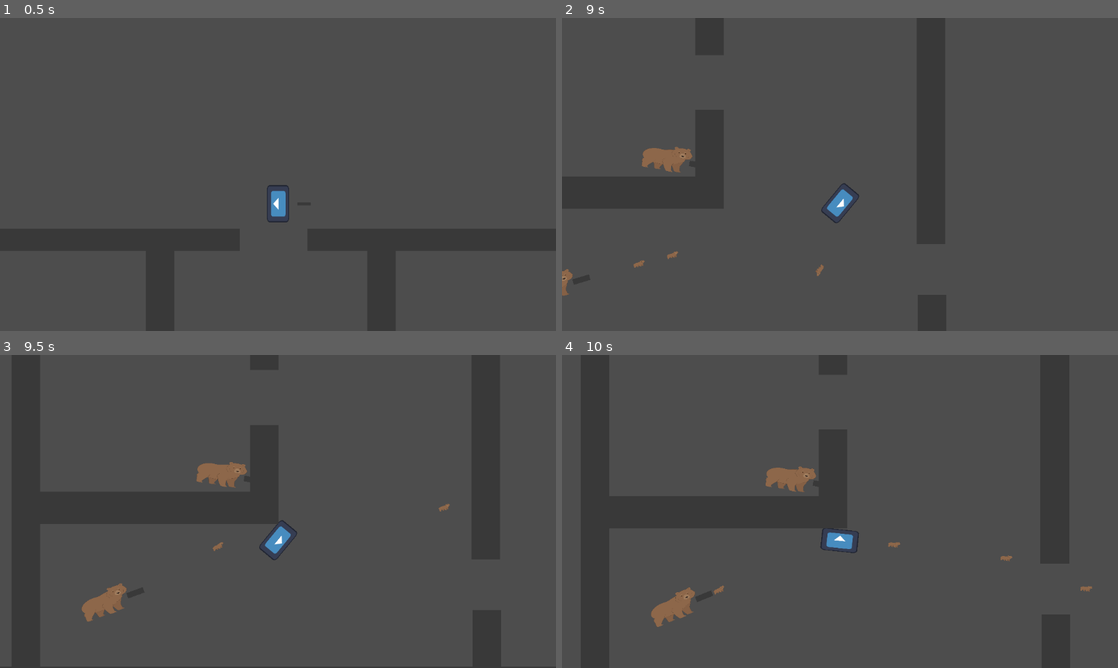
Above: before the commit, frames 1-4 (two rows, left to right).
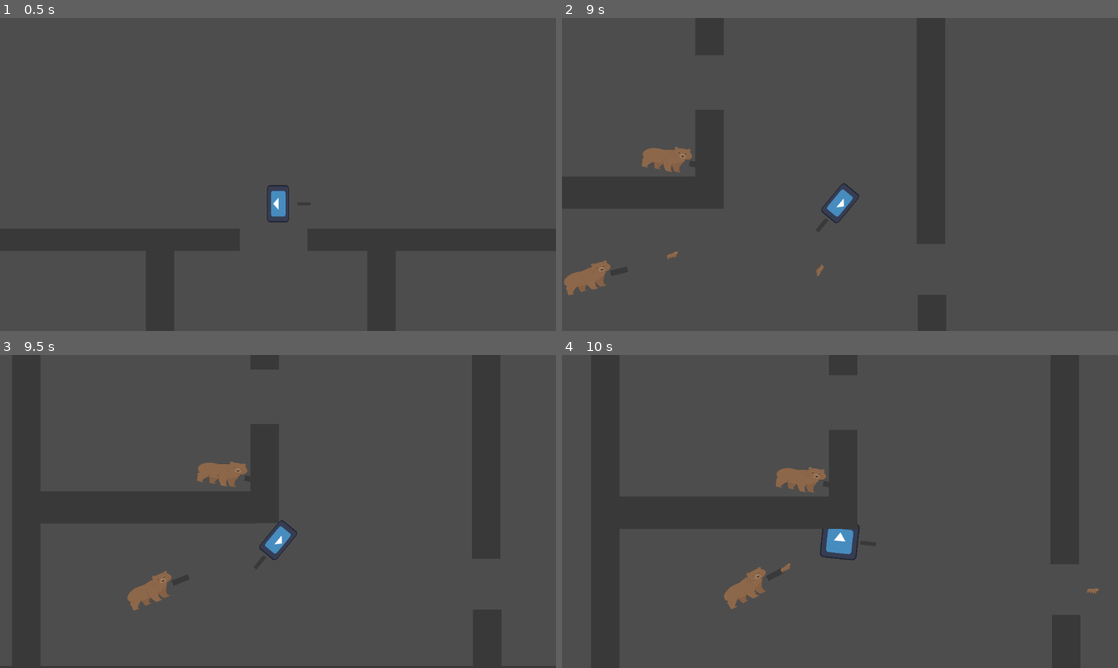
Above: after the commit, the same moments.

Repository: jceja3936/Speedial-Phoenix
Game: Godot game, scene res://scenes/level.tscn
The game is run twice, just before and just after one commit, with the same random seed, the same clock (stepped at 60 frames per second) and the same inputs. The engine's default icon, where the game draws it, is replaced by a stand-in: a white triangle on a blue panel in a dark square.
Inputs (mouse positions are in pixels of both pictures, inside the frame that each line leads up to):
- Up to frame 1 (0.5 s): no input
- Up to frame 2 (9 s): tap Enter at 0.5, 4.25, 8 s; move the mouse to (962, 158) at 0.52 s; press the mouse at (962, 158) at 0.53 s; hold Right (Right) 0.53-1.28 s; tap F (Pick up) at 0.6, 1.55, 2.1, 3.05, 3.6, 4.55, 5.1, 6.05, 6.6, 7.55, 8.1 s; move the mouse to (728, 190) at 1.27 s; release the mouse at (728, 190) at 1.28 s; hold S (Down) 1.28-2.03 s; click (728, 190) at 1.35 s; tap Space at 2, 5 s; move the mouse to (895, 105) at 2.02 s; press the mouse at (895, 105) at 2.03 s; hold Right (Right) 2.03-2.78 s; move the mouse to (812, 237) at 2.77 s; release the mouse at (812, 237) at 2.78 s; hold W (Up) 2.78-3.53 s; click (812, 237) at 2.85 s; move the mouse to (1006, 221) at 3.52 s; press the mouse at (1006, 221) at 3.53 s; hold Left (Left) 3.53-5.03 s; move the mouse to (673, 127) at 4.27 s; release the mouse at (673, 127) at 4.28 s; click (673, 127) at 4.35 s; move the mouse to (867, 174) at 5.02 s; press the mouse at (867, 174) at 5.03 s; hold S (Down) 5.03-5.78 s; move the mouse to (756, 96) at 5.77 s; release the mouse at (756, 96) at 5.78 s; hold Right (Right) 5.78-6.53 s; click (756, 96) at 5.85 s; move the mouse to (962, 158) at 6.52 s; press the mouse at (962, 158) at 6.53 s; hold W (Up) 6.53-7.28 s; move the mouse to (728, 190) at 7.27 s; release the mouse at (728, 190) at 7.28 s; hold Right (Right) 7.28-8.03 s; click (728, 190) at 7.35 s; move the mouse to (895, 105) at 8.02 s; press the mouse at (895, 105) at 8.03 s; hold S (Down) 8.03-8.78 s; move the mouse to (812, 237) at 8.77 s; release the mouse at (812, 237) at 8.78 s; hold Left (Left) from 8.78 s (still down); click (812, 237) at 8.85 s
- Up to frame 3 (9.5 s): keep holding Left (Left); tap F (Pick up) at 9.05 s
- Up to frame 4 (10 s): move the mouse to (1006, 558) at 9.52 s; release Left (Left) at 9.53 s; press the mouse at (1006, 558) at 9.53 s; hold W (Up) from 9.53 s (still down); tap F (Pick up) at 9.6 s

Frame 1 is identical in both runs. In frame 2, 0.6% of the frame differs, in the area x 0-15%, y 77-89%; in frame 3, 1.1%; in frame 4, 1.7%, in the area x 16-97%, y 35-87%.

Commit message:
I do not remember
New gun is there its a thing

Diff:
--- a/3d1/death_box.gd
+++ b/3d1/death_box.gd
@@ -1,6 +1,7 @@
 extends Node2D
 
-@export var respawnPnt : Vector2
+@export var respawnPnt: Vector2
 
 func _on_area_2d_body_entered(body: Node2D) -> void:
-	body.position = respawnPnt
+	if body.name == "Player":
+		body.position = respawnPnt
--- a/3d1/pistol.gd
+++ b/3d1/pistol.gd
@@ -19,4 +19,5 @@
 
 func _physics_process(delta: float) -> void:
 	if Input.is_action_just_pressed("Pick up") and closeEnough:
-		pickedUp.emit(.2)
+		if lastEntered.has_method("weaponGrabbed"):
+			lastEntered.call("weaponGrabbed", .2, "bruh")
--- a/3d1/player.gd
+++ b/3d1/player.gd
@@ -7,6 +7,8 @@
 @export var shootSFX: AudioStreamPlayer2D
 @export var bullet: PackedScene = load("res://scenes/bullet.tscn")
 
+var gunTexture: Texture = load("res://assets/basicSquare.svg")
+
 var dead = false
 var deathTexture: Texture = load("res://assets/icon.svg")
 var canFire = false
@@ -15,14 +17,9 @@
 var fireRate = .2
 var gunPickedUp = false
 
-
 func _physics_process(delta: float) -> void:
 	if Input.is_action_pressed("shoot") and canFire:
 		fire()
-
-
-	if dead:
-		return
 
 
 func hit() -> void:
@@ -31,7 +28,6 @@
 		die()
 
 func die() -> void:
-	return
 	$Sprite2D.texture = deathTexture
 	$Sprite2D.scale.x = 1
 	$Sprite2D.scale.y = 1
@@ -55,7 +51,7 @@
 	canFire = false
 	var bullet = bullet.instantiate()
 	bullet.dir = rotation + rng.randf_range(-.08, .08)
-	bullet.pos = $gun.global_position
+	bullet.pos = $hun.global_position
 	bullet.rota = global_rotation
 	add_child(bullet)
 	await get_tree().create_timer(1).timeout
@@ -70,8 +66,12 @@
 	await get_tree().create_timer(fireRate).timeout
 	_fireRateControll()
 
-func _on_pistol_picked_up(float: Variant) -> void:
-	fireRate = float
+func weaponGrabbed(value: float, sprite: String) -> void:
+	fireRate = value
 	gunPickedUp = true
 	_fireRateControll()
-	print(fireRate)
+	print("Yeah babsy")
+	$hun.texture = gunTexture
+	if sprite == "bruh":
+		$hun.scale.x = .9
+		$hun.scale.y = .25
--- a/3d1/scenes/bullet.tscn
+++ b/3d1/scenes/bullet.tscn
@@ -8,8 +8,6 @@
 
 [node name="bullet" type="CharacterBody2D"]
 scale = Vector2(2.8, 1.92)
-collision_layer = 2
-collision_mask = 2
 script = ExtResource("1_y25gk")
 metadata/_edit_group_ = true
 
--- a/3d1/scenes/level.tscn
+++ b/3d1/scenes/level.tscn
@@ -40,10 +40,6 @@
 
 [node name="Player" parent="." instance=ExtResource("2_w8frs")]
 position = Vector2(964, -239)
-collision_layer = 3
-collision_mask = 3
-jump = -800
-health = 200
 
 [node name="Camera2D" type="Camera2D" parent="Player"]
 offset = Vector2(0, -100)
@@ -219,13 +215,19 @@
 
 [node name="Enemy" parent="." node_paths=PackedStringArray("player") instance=ExtResource("4_mx8sn")]
 position = Vector2(14, 1042)
+collision_layer = 1
+collision_mask = 1
 player = NodePath("../Player")
 
 [node name="Enemy2" parent="." node_paths=PackedStringArray("player") instance=ExtResource("4_mx8sn")]
 position = Vector2(134, 342)
+collision_layer = 1
+collision_mask = 1
 player = NodePath("../Player")
 
 [node name="pistol" parent="." instance=ExtResource("5_ppgk2")]
 position = Vector2(1075, -237)
+collision_layer = 2
+collision_mask = 2
 
 [connection signal="pickedUp" from="pistol" to="Player" method="_on_pistol_picked_up"]
--- a/3d1/scenes/pistol.tscn
+++ b/3d1/scenes/pistol.tscn
@@ -6,7 +6,10 @@
 [sub_resource type="CircleShape2D" id="CircleShape2D_buff3"]
 radius = 152.191
 
-[node name="pistol" type="Node2D"]
+[sub_resource type="RectangleShape2D" id="RectangleShape2D_buff3"]
+size = Vector2(110.048, 50)
+
+[node name="pistol" type="CharacterBody2D"]
 scale = Vector2(0.418, 0.2)
 script = ExtResource("1_buff3")
 
@@ -23,5 +26,10 @@
 position = Vector2(-50, 1)
 shape = SubResource("CircleShape2D_buff3")
 
+[node name="CollisionShape2D" type="CollisionShape2D" parent="."]
+position = Vector2(-50.2392, -2.08616e-06)
+scale = Vector2(1, 1)
+shape = SubResource("RectangleShape2D_buff3")
+
 [connection signal="body_entered" from="Area2D" to="." method="_on_area_2d_body_entered"]
 [connection signal="body_exited" from="Area2D" to="." method="_on_area_2d_body_exited"]
--- a/3d1/scenes/player.tscn
+++ b/3d1/scenes/player.tscn
@@ -10,6 +10,7 @@
 speed = 1000
 shootSFX = NodePath("AudioStreamPlayer2D")
 bullet = ExtResource("4_dqkch")
+metadata/pla = "fe"
 
 [node name="Sprite2D" type="Sprite2D" parent="."]
 position = Vector2(-1, 0)
@@ -29,9 +30,9 @@
 
 [node name="AudioStreamPlayer2D" type="AudioStreamPlayer2D" parent="."]
 stream = ExtResource("5_tuyoq")
-volume_db = -6.915
 
-[node name="gun" type="Node2D" parent="."]
+[node name="hun" type="Sprite2D" parent="."]
 position = Vector2(98, 0)
+scale = Vector2(0.9, 0.25)
 
 [connection signal="timeout" from="Timer" to="." method="_on_timer_timeout"]
Not shown: 1 places in 3d1/scenes/pistol.tscn that only renumber resources
